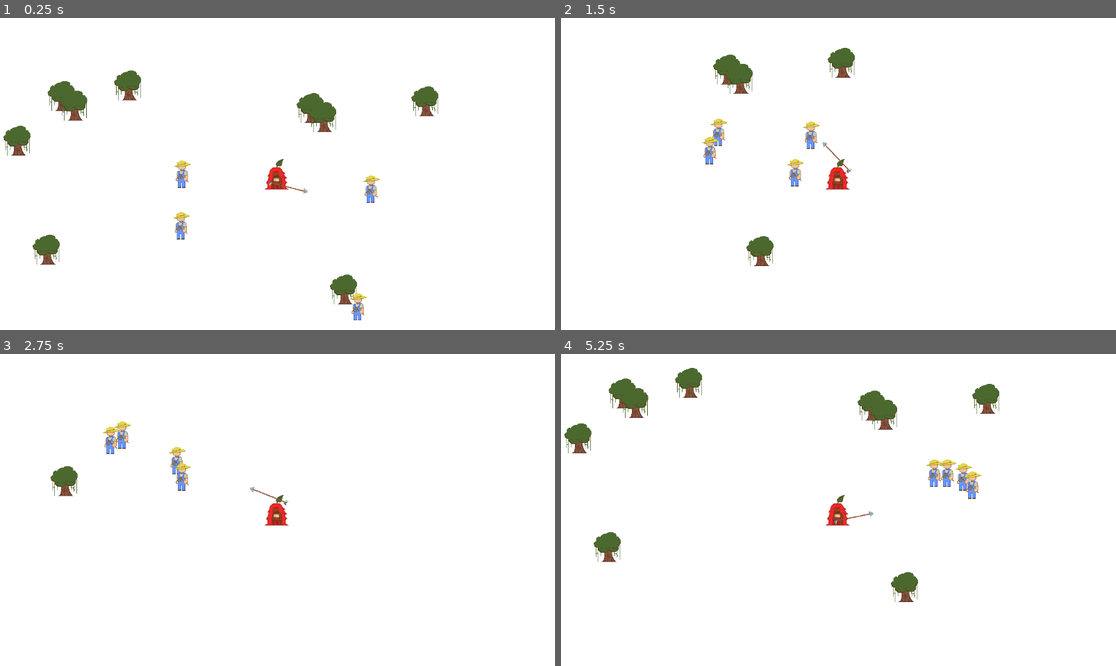
Above: before the commit, frames 1-4 (two rows, left to right).
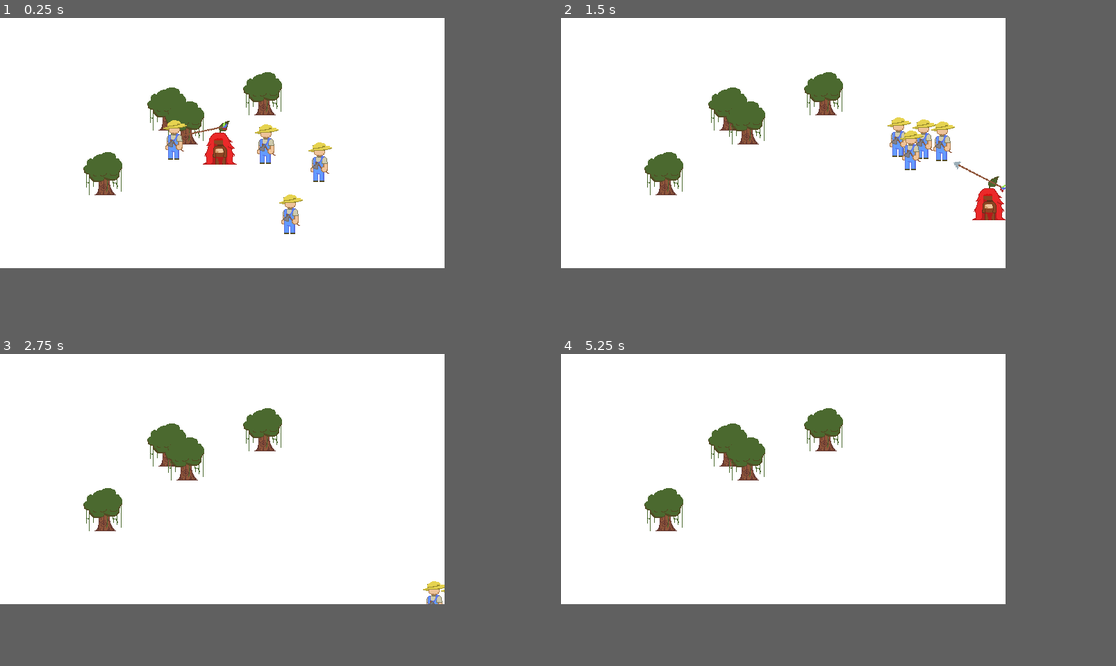
Above: after the commit, the same moments.

Repository: SamuelMTL/AmazonProject
Game: Godot game, scene res://scenes/game.tscn
Same seed, same stepped clock (60 frames per second), same inputs: the game is played once before the commit and once after it.
Inputs:
- Up to frame 1 (0.25 s): no input
- Up to frame 2 (1.5 s): hold Right (ui_right) 0.53-1.28 s; hold Down (ui_down) from 1.28 s (still down)
- Up to frame 3 (2.75 s): release Down (ui_down) at 2.03 s; hold Right (ui_right) from 2.03 s (still down)
- Up to frame 4 (5.25 s): release Right (ui_right) at 2.78 s; hold Up (ui_up) 2.78-3.53 s; hold Left (ui_left) 3.53-5.03 s; hold Down (ui_down) from 5.03 s (still down)
The window is 799x449 before the commit and 640x360 after it. Grey fills any space a smaller window leaves; there, only what the larger window draws over its background counts as a difference.

The runs differ from the first frame. In frame 1, 7.7% of the frame differs, in the area x 0-79%, y 16-97%; in frame 2, 6.2%; in frame 3, 3.6%; in frame 4, 6.1%.

Commit message:
ajustei a resolução

Diff:
--- a/amazonproject/project.godot
+++ b/amazonproject/project.godot
@@ -14,6 +14,14 @@
 run/main_scene="res://scenes/game.tscn"
 config/features=PackedStringArray("4.3", "Forward Plus")
 config/icon="res://icon.svg"
+
+[display]
+
+window/size/viewport_width=640
+window/size/viewport_height=360
+window/size/mode=3
+window/stretch/mode="viewport"
+window/stretch/scale_mode="integer"
 
 [input]
 
--- a/amazonproject/scenes/game.tscn
+++ b/amazonproject/scenes/game.tscn
@@ -7,29 +7,26 @@
 [node name="Game" type="Node2D"]
 y_sort_enabled = true
 
-[node name="CanvasLayer" type="CanvasLayer" parent="."]
-layer = -1
-
-[node name="ColorRect" type="ColorRect" parent="CanvasLayer"]
+[node name="ColorRect" type="ColorRect" parent="."]
 offset_left = -488.0
 offset_top = -426.0
 offset_right = 2141.0
 offset_bottom = 1587.0
 
 [node name="Player" parent="." instance=ExtResource("1_mn1vj")]
-position = Vector2(689, 293)
+position = Vector2(318, 179)
 
 [node name="Mob2" parent="." instance=ExtResource("3_iccst")]
-position = Vector2(930, 354)
+position = Vector2(201, 203)
 
 [node name="Mob4" parent="." instance=ExtResource("3_iccst")]
-position = Vector2(880, 630)
+position = Vector2(507, 240)
 
 [node name="Mob" parent="." instance=ExtResource("3_iccst")]
-position = Vector2(440, 315)
+position = Vector2(430, 214)
 
 [node name="Mob3" parent="." instance=ExtResource("3_iccst")]
-position = Vector2(445, 444)
+position = Vector2(449, 339)
 
 [node name="Arvore" parent="." instance=ExtResource("2_0gs1g")]
 position = Vector2(212, 473)
--- a/amazonproject/scenes/player.tscn
+++ b/amazonproject/scenes/player.tscn
@@ -17,6 +17,4 @@
 position = Vector2(-1, 22)
 shape = SubResource("CapsuleShape2D_fi2kg")
 
-[node name="Camera2D" type="Camera2D" parent="."]
-
 [node name="arma1" parent="." instance=ExtResource("3_i1llr")]
